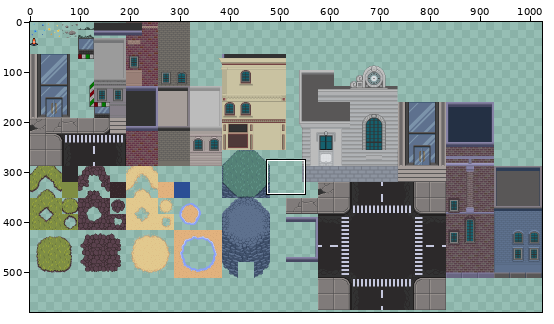
File history of a sprite sheet, sprites/tilesets/test_set_2.png. Above, an overview of the earlier version with the close-up marked.
Close-up. As it was:
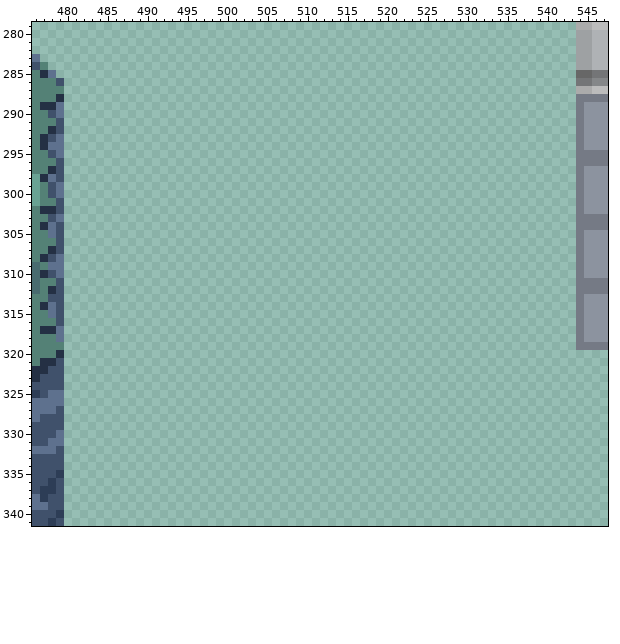
The file is 1024x1024 pixels. Colours within 5 levels of each other are drawn and written as one. Shown: x 476..547, y 279..341. The wide view leaves out empty margins.
Now the later version:
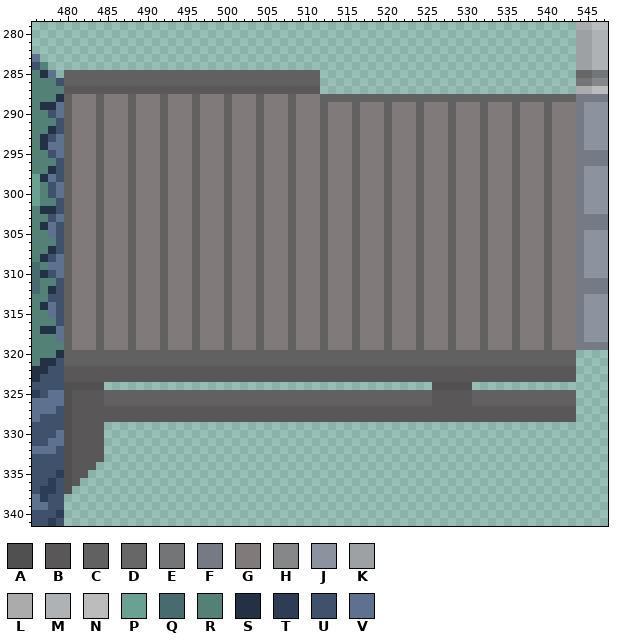
Palette (. is transparent): A #505050  B #595757  C #616161  D #676767  E #747577  F #757a85  G #807b7a  H #858789  J #8c939f  K #9ea1a3  L #ababab  M #afb2b5  N #bcbcbc  P #69a293  Q #486b6f  R #548176  S #243044  T #2d3d56  U #40516b  V #5e718e
The exact change:
Changed rows in their new state; - is an unchanged pixel.
first column x 480:
285 CCCCCCCCCCCCCCCCCCCCCCCCCCCCCCCC--------------------------------
286 CCCCCCCCCCCCCCCCCCCCCCCCCCCCCCCC--------------------------------
287 BBBBBBBBBBBBBBBBBBBBBBBBBBBBBBBB--------------------------------
288 CGGGCGGGCGGGCGGGCGGGCGGGCGGGCGGGCCCCCCCCCCCCCCCCCCCCCCCCCCCCCCCC
289 CGGGCGGGCGGGCGGGCGGGCGGGCGGGCGGGCGGGCGGGCGGGCGGGCGGGCGGGCGGGCGGG
290 CGGGCGGGCGGGCGGGCGGGCGGGCGGGCGGGCGGGCGGGCGGGCGGGCGGGCGGGCGGGCGGG
291 CGGGCGGGCGGGCGGGCGGGCGGGCGGGCGGGCGGGCGGGCGGGCGGGCGGGCGGGCGGGCGGG
292 CGGGCGGGCGGGCGGGCGGGCGGGCGGGCGGGCGGGCGGGCGGGCGGGCGGGCGGGCGGGCGGG
293 CGGGCGGGCGGGCGGGCGGGCGGGCGGGCGGGCGGGCGGGCGGGCGGGCGGGCGGGCGGGCGGG
294 CGGGCGGGCGGGCGGGCGGGCGGGCGGGCGGGCGGGCGGGCGGGCGGGCGGGCGGGCGGGCGGG
295 CGGGCGGGCGGGCGGGCGGGCGGGCGGGCGGGCGGGCGGGCGGGCGGGCGGGCGGGCGGGCGGG
296 CGGGCGGGCGGGCGGGCGGGCGGGCGGGCGGGCGGGCGGGCGGGCGGGCGGGCGGGCGGGCGGG
297 CGGGCGGGCGGGCGGGCGGGCGGGCGGGCGGGCGGGCGGGCGGGCGGGCGGGCGGGCGGGCGGG
298 CGGGCGGGCGGGCGGGCGGGCGGGCGGGCGGGCGGGCGGGCGGGCGGGCGGGCGGGCGGGCGGG
299 CGGGCGGGCGGGCGGGCGGGCGGGCGGGCGGGCGGGCGGGCGGGCGGGCGGGCGGGCGGGCGGG
300 CGGGCGGGCGGGCGGGCGGGCGGGCGGGCGGGCGGGCGGGCGGGCGGGCGGGCGGGCGGGCGGG
301 CGGGCGGGCGGGCGGGCGGGCGGGCGGGCGGGCGGGCGGGCGGGCGGGCGGGCGGGCGGGCGGG
302 CGGGCGGGCGGGCGGGCGGGCGGGCGGGCGGGCGGGCGGGCGGGCGGGCGGGCGGGCGGGCGGG
303 CGGGCGGGCGGGCGGGCGGGCGGGCGGGCGGGCGGGCGGGCGGGCGGGCGGGCGGGCGGGCGGG
304 CGGGCGGGCGGGCGGGCGGGCGGGCGGGCGGGCGGGCGGGCGGGCGGGCGGGCGGGCGGGCGGG
305 CGGGCGGGCGGGCGGGCGGGCGGGCGGGCGGGCGGGCGGGCGGGCGGGCGGGCGGGCGGGCGGG
306 CGGGCGGGCGGGCGGGCGGGCGGGCGGGCGGGCGGGCGGGCGGGCGGGCGGGCGGGCGGGCGGG
307 CGGGCGGGCGGGCGGGCGGGCGGGCGGGCGGGCGGGCGGGCGGGCGGGCGGGCGGGCGGGCGGG
308 CGGGCGGGCGGGCGGGCGGGCGGGCGGGCGGGCGGGCGGGCGGGCGGGCGGGCGGGCGGGCGGG
309 CGGGCGGGCGGGCGGGCGGGCGGGCGGGCGGGCGGGCGGGCGGGCGGGCGGGCGGGCGGGCGGG
310 CGGGCGGGCGGGCGGGCGGGCGGGCGGGCGGGCGGGCGGGCGGGCGGGCGGGCGGGCGGGCGGG
311 CGGGCGGGCGGGCGGGCGGGCGGGCGGGCGGGCGGGCGGGCGGGCGGGCGGGCGGGCGGGCGGG
312 CGGGCGGGCGGGCGGGCGGGCGGGCGGGCGGGCGGGCGGGCGGGCGGGCGGGCGGGCGGGCGGG
313 CGGGCGGGCGGGCGGGCGGGCGGGCGGGCGGGCGGGCGGGCGGGCGGGCGGGCGGGCGGGCGGG
314 CGGGCGGGCGGGCGGGCGGGCGGGCGGGCGGGCGGGCGGGCGGGCGGGCGGGCGGGCGGGCGGG
315 CGGGCGGGCGGGCGGGCGGGCGGGCGGGCGGGCGGGCGGGCGGGCGGGCGGGCGGGCGGGCGGG
316 CGGGCGGGCGGGCGGGCGGGCGGGCGGGCGGGCGGGCGGGCGGGCGGGCGGGCGGGCGGGCGGG
317 CGGGCGGGCGGGCGGGCGGGCGGGCGGGCGGGCGGGCGGGCGGGCGGGCGGGCGGGCGGGCGGG
318 CGGGCGGGCGGGCGGGCGGGCGGGCGGGCGGGCGGGCGGGCGGGCGGGCGGGCGGGCGGGCGGG
319 CGGGCGGGCGGGCGGGCGGGCGGGCGGGCGGGCGGGCGGGCGGGCGGGCGGGCGGGCGGGCGGG
320 CCCCCCCCCCCCCCCCCCCCCCCCCCCCCCCCCCCCCCCCCCCCCCCCCCCCCCCCCCCCCCCC
321 CCCCCCCCCCCCCCCCCCCCCCCCCCCCCCCCCCCCCCCCCCCCCCCCCCCCCCCCCCCCCCCC
322 BBBBBBBBBBBBBBBBBBBBBBBBBBBBBBBBBBBBBBBBBBBBBBBBBBBBBBBBBBBBBBBB
323 BBBBBBBBBBBBBBBBBBBBBBBBBBBBBBBBBBBBBBBBBBBBBBBBBBBBBBBBBBBBBBBB
324 AAAAA-----------------------------------------AAAAA-------------
325 ABBBBCCCCCCCCCCCCCCCCCCCCCCCCCCCCCCCCCCCCCCCCCBBBBBCCCCCCCCCCCCC
326 ABBBBCCCCCCCCCCCCCCCCCCCCCCCCCCCCCCCCCCCCCCCCCBBBBBCCCCCCCCCCCCC
327 ABBBBBBBBBBBBBBBBBBBBBBBBBBBBBBBBBBBBBBBBBBBBBBBBBBBBBBBBBBBBBBB
328 ABBBBBBBBBBBBBBBBBBBBBBBBBBBBBBBBBBBBBBBBBBBBBBBBBBBBBBBBBBBBBBB
329 ABBBB-----------------------------------------------------------
330 ABBBB-----------------------------------------------------------
331 ABBBB-----------------------------------------------------------
332 ABBBB-----------------------------------------------------------
333 ABBBB-----------------------------------------------------------
334 ABBB------------------------------------------------------------
335 ABB-------------------------------------------------------------
336 AB--------------------------------------------------------------
337 A---------------------------------------------------------------
Boxes around the changes in both close-ups, in picture pixels (x1, y1, x2, y2):
added: (64, 70, 576, 494)
